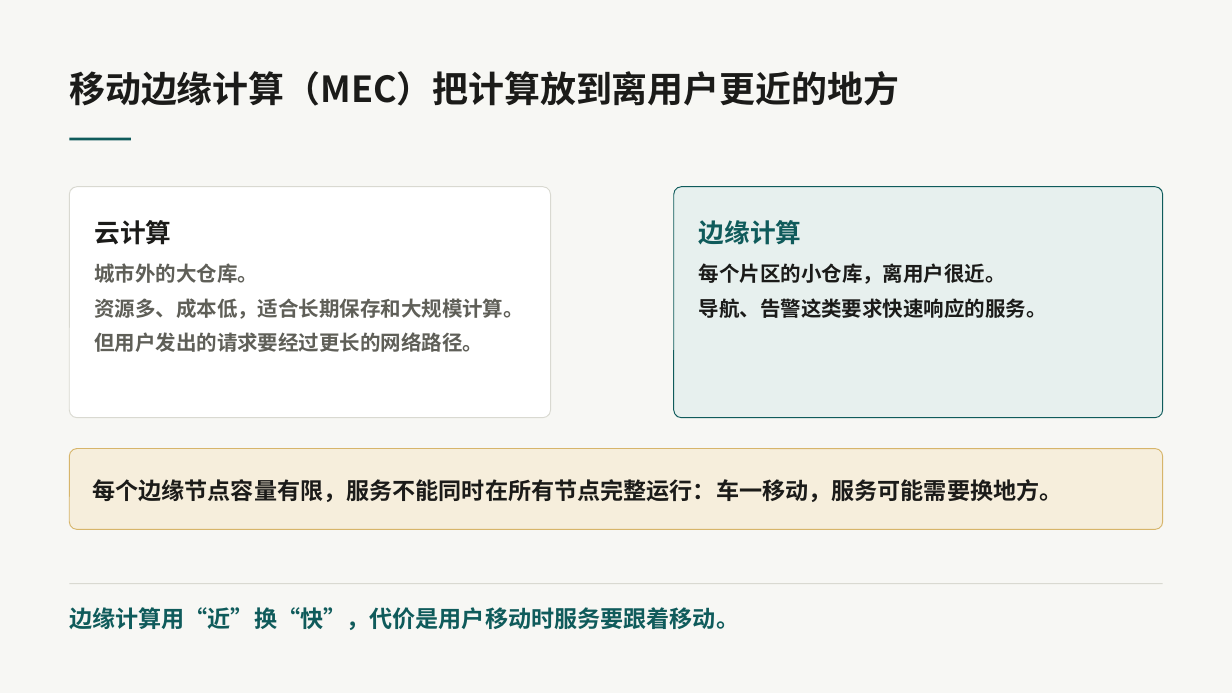
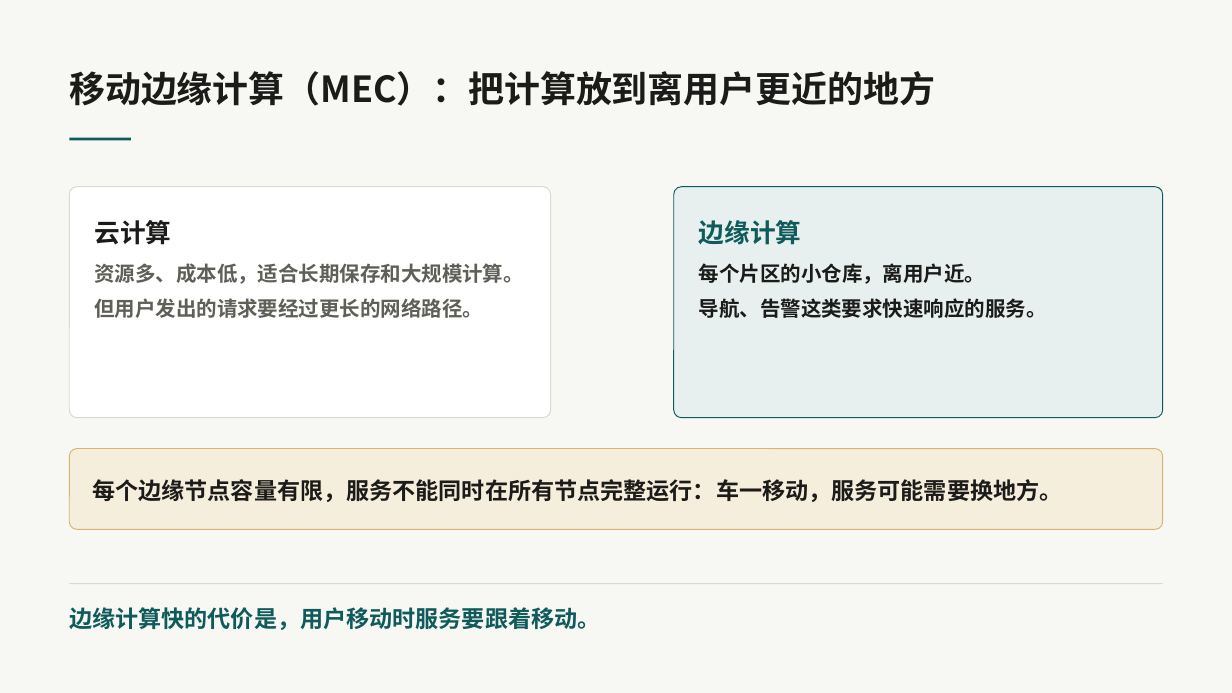
Before and after one commit to KaguraNia/MyEdgeSimPy, a slide deck: slide 2 of output/presentation/移动服务状态迁移.pptx. Drawn at 1232x693 pixels with LibreOffice and Linux fonts; fonts in the diff are those of the drawing. Boxes give left, top, right and bottom in pixels: in the first picture for what was removed or moved away, otherwise in the second. Text is boxed around its words. In the diff, an @@ line names an element or a change of style, - is before the commit and + after.

```diff
--- a/output/presentation/移动服务状态迁移.pptx
+++ b/output/presentation/移动服务状态迁移.pptx
@@ text at [69,71,935,106]: text changed @@
-移动边缘计算（MEC）把计算放到离用户更近的地方
+移动边缘计算（MEC）：把计算放到离用户更近的地方
@@ text at [94,263,258,283]: paragraph removed @@
-城市外的大仓库。
@@ text at [699,263,985,284]: text changed @@
-每个片区的小仓库，离用户很近。
+每个片区的小仓库，离用户近。
@@ text at [69,607,600,630]: text changed @@
-边缘计算用“近”换“快”，代价是用户移动时服务要跟着移动。
+边缘计算快的代价是，用户移动时服务要跟着移动。
```
Also in this commit, not shown: 15 other slides changed, 2 slides added, 2 slides removed, 23 other files.
